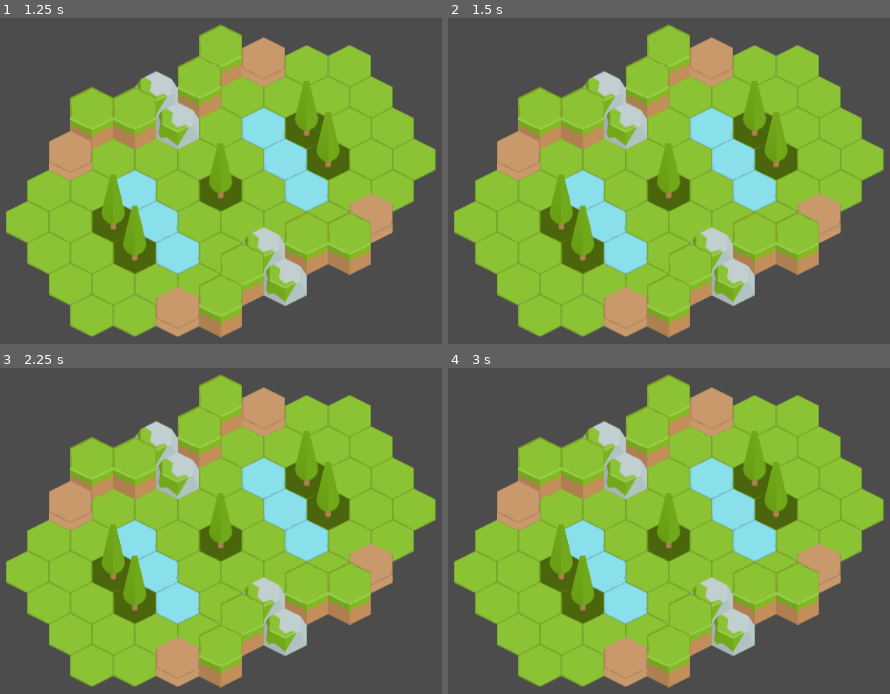
Above: before the commit, frames 1-4 (two rows, left to right).
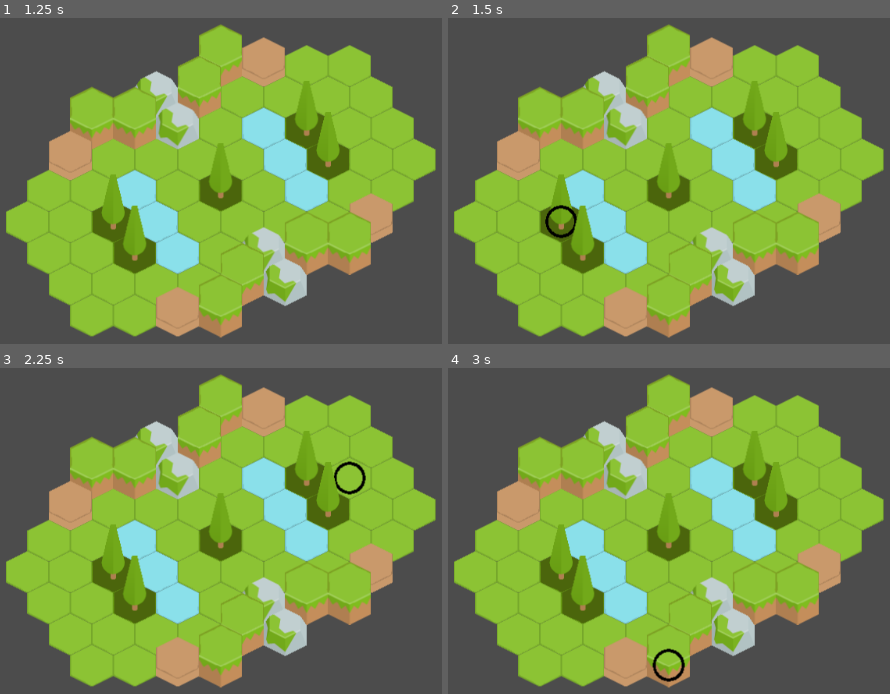
Above: after the commit, the same moments.

Repository: pitrak1/code-battle
Game: Godot game, scene res://LevelPOC.tscn
Same seed, same stepped clock (60 frames per second), same inputs: the game is played once before the commit and once after it.
Inputs (mouse positions are in pixels of both pictures, inside the frame that each line leads up to):
- Up to frame 1 (1.25 s): tap Enter at 0.5 s; move the mouse to (outside the picture) at 0.52 s; click (outside the picture) at 0.67 s
- Up to frame 2 (1.5 s): tap Space at 1.25 s; move the mouse to (562, 239) at 1.27 s; click (562, 239) at 1.42 s
- Up to frame 3 (2.25 s): tap Enter at 2 s; move the mouse to (358, 462) at 2.02 s; click (358, 462) at 2.17 s
- Up to frame 4 (3 s): tap Space at 2.75 s; move the mouse to (686, 658) at 2.77 s; click (686, 658) at 2.92 s

Frame 1 is identical in both runs. In frame 2, 0.2% of the frame differs, in the area x 21-30%, y 57-68%; in frame 3, 0.3%; in frame 4, 0.3%, in the area x 46-54%, y 85-97%.

Commit message:
basic click working

Diff:
--- a/Consts.gd
+++ b/Consts.gd
@@ -2,8 +2,8 @@
 
 enum {HIGH, LOW, MIDDLE, ROCK, TREE, WATER}
 
-const TILE_WIDTH = 55
-const TILE_HEIGHT = 40
+const TILE_DIAMETER = 55
+const TILE_ROW_HEIGHT = 40
 
 const START_POSITION = Vector2(330, 110)
 
@@ -18,3 +18,7 @@
 	[null, 	null, 	LOW, 	LOW, 	LOW, 	LOW, 	HIGH, 	ROCK, 	null],
 	[null, 	null, 	null, 	LOW, 	LOW, 	MIDDLE, 	HIGH, 	null, 	null]
 ]
+
+const LEVEL_2 = [
+	[LOW]
+]
--- a/LevelBuilder.gd
+++ b/LevelBuilder.gd
@@ -14,8 +14,8 @@
 				parent.add_child(obj)
 				obj.setup(tile)
 				obj.position = currentPosition
-			currentPosition += Vector2(Consts.TILE_WIDTH, 0)
+			currentPosition += Vector2(Consts.TILE_DIAMETER, 0)
 		currentPosition = Vector2(
-			Consts.START_POSITION.x - Consts.TILE_WIDTH * 0.5 * (i + 1),
-			Consts.START_POSITION.y + Consts.TILE_HEIGHT * (i + 1)
+			Consts.START_POSITION.x - Consts.TILE_DIAMETER * 0.5 * (i + 1),
+			Consts.START_POSITION.y + Consts.TILE_ROW_HEIGHT * (i + 1)
 		)
--- a/Tile.gd
+++ b/Tile.gd
@@ -1,4 +1,4 @@
-extends Node2D
+extends StaticBody2D
 
 var __highSprite = preload("res://assets/high.png")
 var __lowSprite = preload("res://assets/low.png")
@@ -8,6 +8,8 @@
 var __waterSprite = preload("res://assets/water.png")
 
 var __sprites
+var __mouse_in = false
+
 
 func _ready():
 	__sprites = {
@@ -21,3 +23,18 @@
 
 func setup(tileType):
 	$Sprite.texture = __sprites[tileType]
+	self.connect("mouse_entered", self, "_on_StaticBody2D_mouse_entered")
+	self.connect("mouse_exited", self, "_on_StaticBody2D_mouse_exited")
+
+func _on_StaticBody2D_mouse_entered():
+	__mouse_in = true
+
+func _on_StaticBody2D_mouse_exited():
+	__mouse_in = false
+
+func _input(event):
+	if event is InputEventMouseButton and event.button_index == BUTTON_LEFT and event.is_pressed():
+		if __mouse_in:
+			$HighlightSprite.show()
+		else:
+			$HighlightSprite.hide()
--- a/Tile.tscn
+++ b/Tile.tscn
@@ -1,11 +1,21 @@
-[gd_scene load_steps=3 format=2]
+[gd_scene load_steps=4 format=2]
 
 [ext_resource path="res://Tile.gd" type="Script" id=1]
 [ext_resource path="res://assets/low.png" type="Texture" id=2]
+[ext_resource path="res://assets/highlight.png" type="Texture" id=3]
 
-[node name="Node2D" type="Node2D"]
+[node name="StaticBody2D" type="StaticBody2D"]
+input_pickable = true
 script = ExtResource( 1 )
 
 [node name="Sprite" type="Sprite" parent="."]
 position = Vector2( 0, -18 )
 texture = ExtResource( 2 )
+
+[node name="HighlightSprite" type="Sprite" parent="."]
+visible = false
+position = Vector2( 0, -18 )
+texture = ExtResource( 3 )
+
+[node name="CollisionPolygon2D" type="CollisionPolygon2D" parent="."]
+polygon = PoolVector2Array( -27, -14, 0, -28, 27, -14, 27, 13, 0, 27, -27, 13 )
Binary file added: assets/highlight.png
Binary file added: assets/mask.png
Not shown, added: assets/mask.png.import
Not shown, added: .DS_Store
